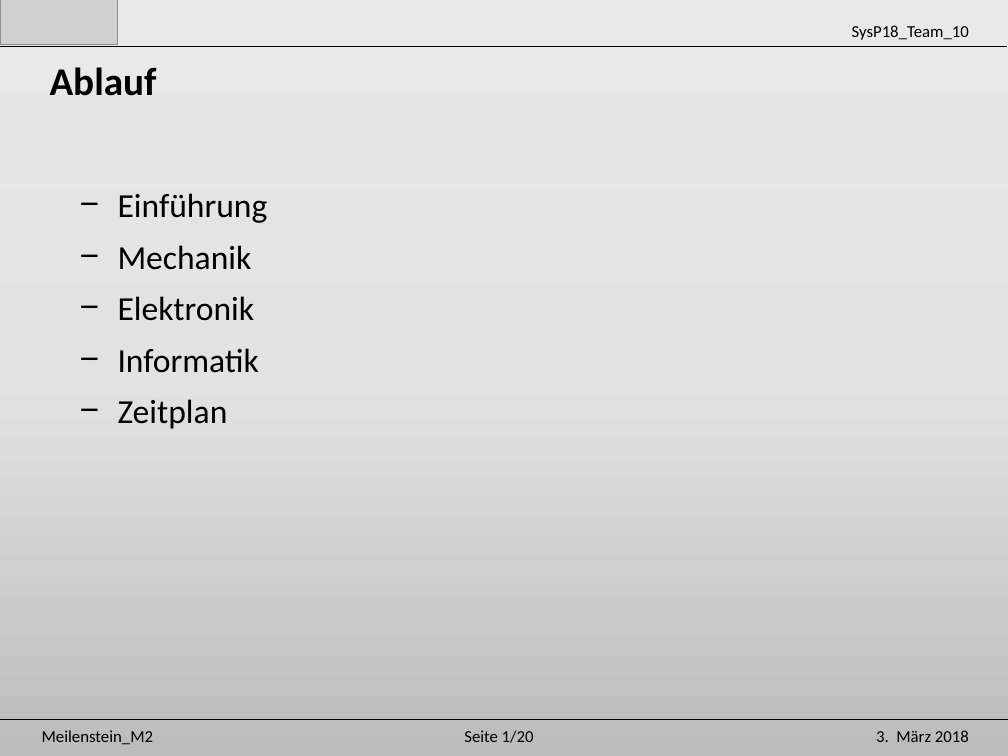
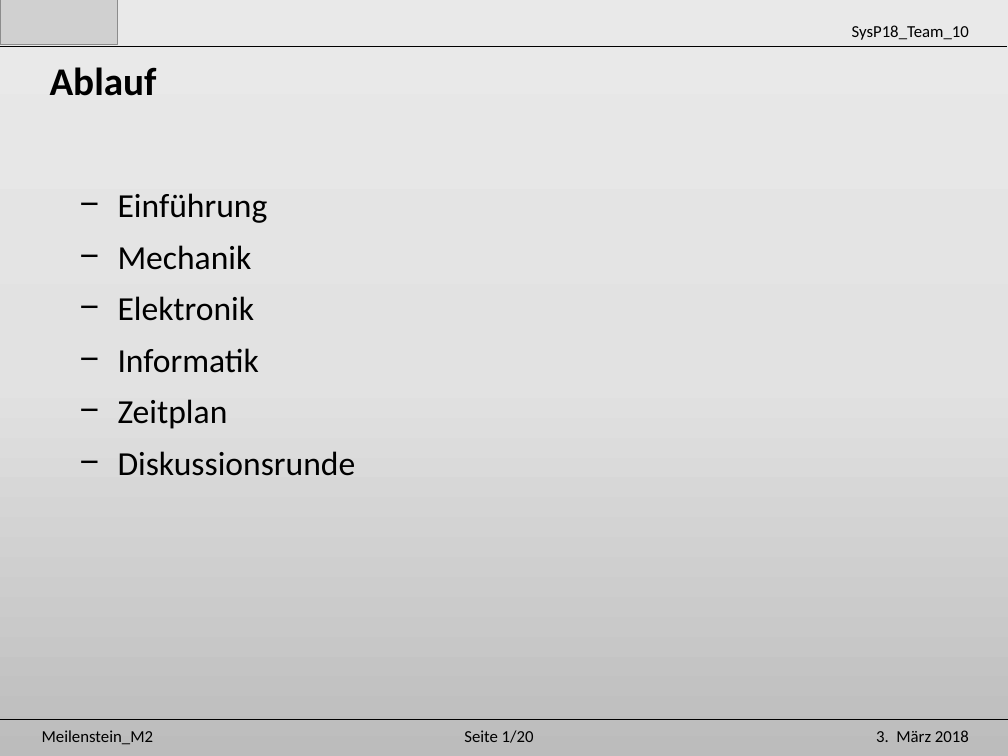
Before and after one commit to Unaqwyn/SysP18_1cv, a slide deck: slide 2 of 01_Organisation/02_Meilensteine/m2/Praesentation_m2.pptx. Drawn at 1008x756 pixels with LibreOffice and Linux fonts; fonts in the diff are those of the drawing; grey boxes stand for pictures. Boxes give left, top, right and bottom in pixels: in the first picture for what was removed or moved away, otherwise in the second. Text is boxed around its words. In the diff, an @@ line names an element or a change of style, - is before the commit and + after.

```diff
--- a/01_Organisation/02_Meilensteine/m2/Praesentation_m2.pptx
+++ b/01_Organisation/02_Meilensteine/m2/Praesentation_m2.pptx
@@ text at (118,451,356,476): paragraph added @@
+− Diskussionsrunde
```
Also in this commit, not shown: 4 other slides changed.
